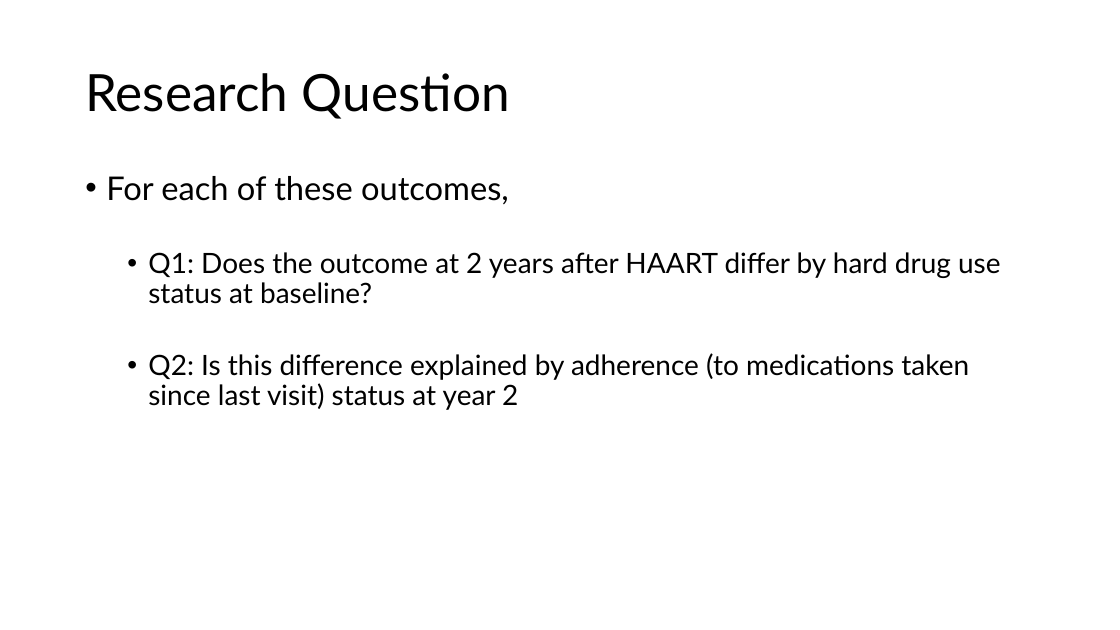
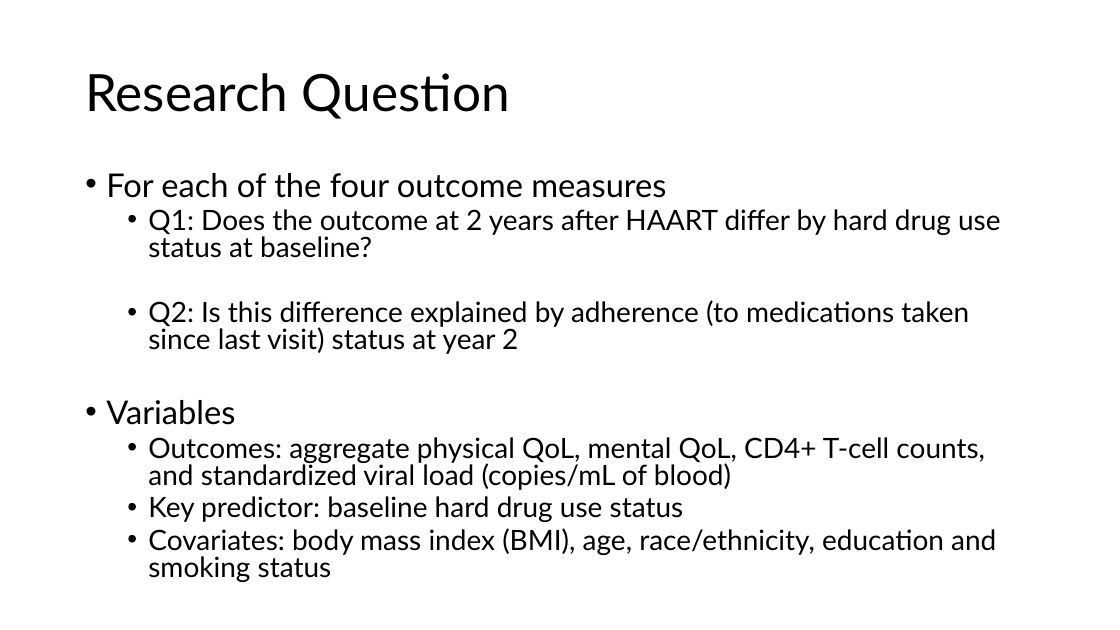
Before and after one commit to yemiaj/BIOS6624, a slide deck: slide 2 of Project1/Reports/Jegede_project1_slides.pptx. Drawn at 1120x630 pixels with LibreOffice and Linux fonts; fonts in the diff are those of the drawing. Boxes give left, top, right and bottom in pixels: in the first picture for what was removed or moved away, otherwise in the second. Text is boxed around its words. In the diff, an @@ line names an element or a change of style, - is before the commit and + after.

```diff
--- a/Project1/Reports/Jegede_project1_slides.pptx
+++ b/Project1/Reports/Jegede_project1_slides.pptx
@@ text at [106, 173, 666, 198]: text changed @@
-• For each of these outcomes,
+• For each of the four outcome measures
@@ text at [148, 209, 1001, 354]: line spacing 0.9 to 0.8 @@
@@ text at [106, 400, 996, 582]: paragraphs added @@
+• Variables
+  • Outcomes: aggregate physical QoL, mental QoL, CD4+ T-cell counts, and standardized viral load (copies/mL of blood)
+  • Key predictor: baseline hard drug use status
+  • Covariates: body mass index (BMI), age, race/ethnicity, education and smoking status
```
Also in this commit, not shown: 4 other slides changed, 1 other file.
